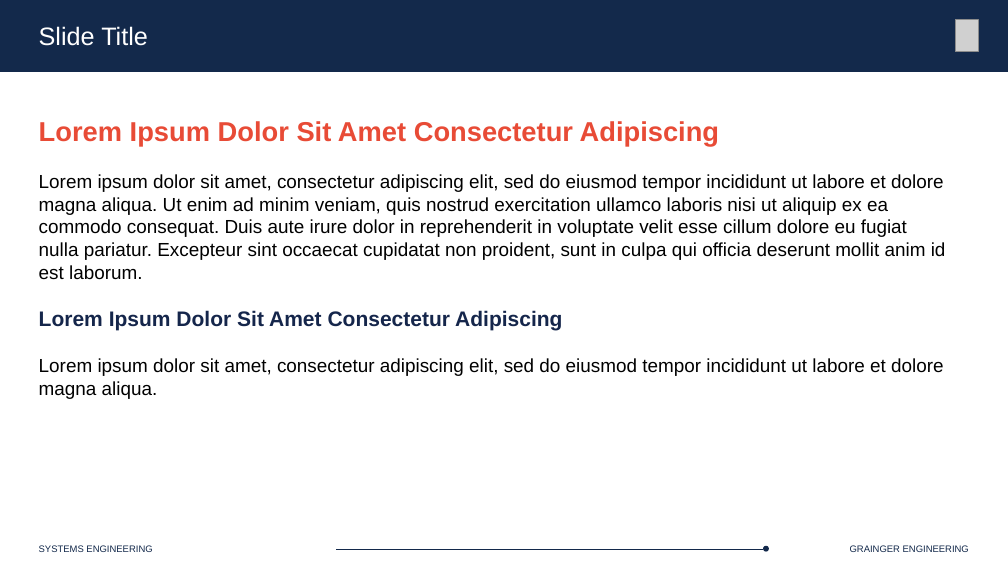
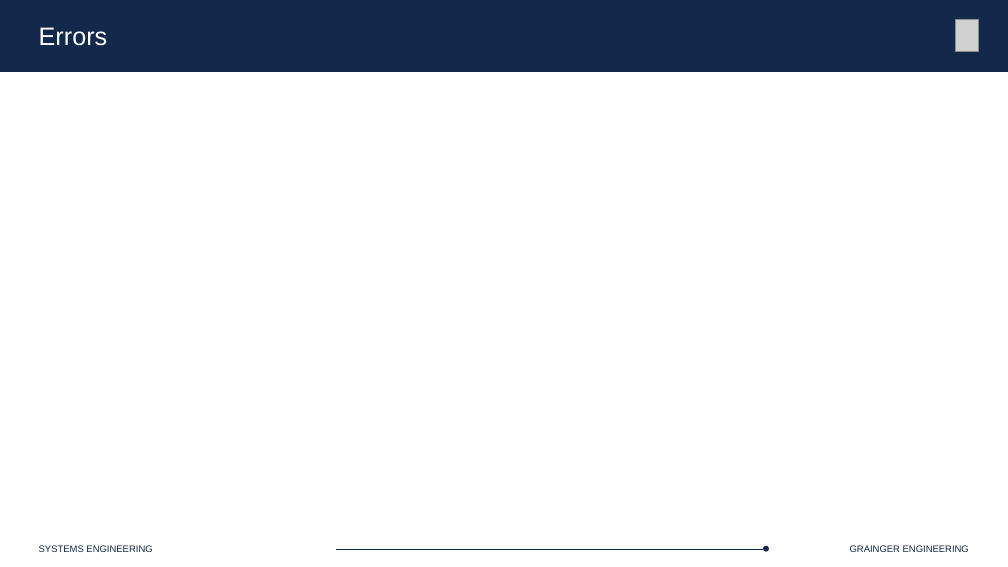
Before and after one commit to Marius-Juston/SE-423---Class-Material, a slide deck: slide 32 of Lectures/Slides/L15.pptx. Drawn at 1008x567 pixels with LibreOffice and Linux fonts; fonts in the diff are those of the drawing; grey boxes stand for pictures. Boxes give left, top, right and bottom in pixels: in the first picture for what was removed or moved away, otherwise in the second. Text is boxed around its words. In the diff, an @@ line names an element or a change of style, - is before the commit and + after.

```diff
--- a/Lectures/Slides/L15.pptx
+++ b/Lectures/Slides/L15.pptx
@@ text at (39,27,108,46): text changed @@
-Slide Title
+Errors
@@ text removed at (39,121,946,399) @@
-Lorem Ipsum Dolor Sit Amet Consectetur Adipiscing
-Lorem ipsum dolor sit amet, consectetur adipiscing elit, sed do eiusmod tempor incididunt ut labore et dolore magna aliqua. Ut enim ad minim veniam, quis nostrud exercitation ullamco laboris nisi ut aliquip ex ea commodo consequat. Duis aute irure dolor in reprehenderit in voluptate velit esse cillum dolore eu fugiat nulla pariatur. Excepteur sint occaecat cupidatat non proident, sunt in culpa qui officia deserunt mollit anim id est laborum.
-Lorem Ipsum Dolor Sit Amet Consectetur Adipiscing
-Lorem ipsum dolor sit amet, consectetur adipiscing elit, sed do eiusmod tempor incididunt ut labore et dolore magna aliqua.
```
Also in this commit, not shown: 5 other slides changed, 7 slides added, 7 slides removed, 4 other files.
